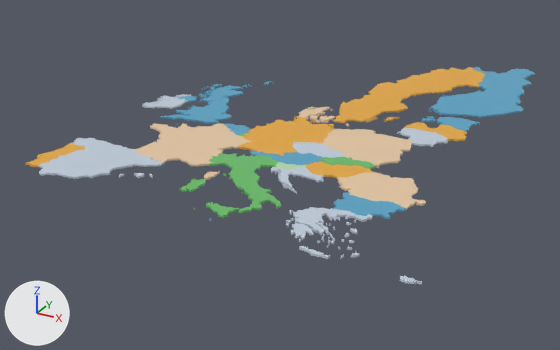
The COLLADA model GusGame/3dModels/art.scnassets/EUMap.dae, before and after one commit.
Before and after are seen from a 50 mm lens placed at (9.11, -19.43, 7.53), pointed at (-0.8, -1.42, -1.48). The lights are fixed; the arrows at lower left show +X, +Y and +Z. Where no turn or scale is listed for an object, it has been applied to the vertices.

Before the edit, the objects in view are built like this:
```python
ob_au = bpy.data.objects.new('AU', me_mesh_223)
ob_au.location = (0.54, -3.51, 0.11)
ob_bg = bpy.data.objects.new('BG', me_mesh_216)
ob_bg.location = (3.33, -5.21, 0.11)
ob_cz = bpy.data.objects.new('CZ', me_mesh_184)
ob_cz.location = (1.0, -2.68, 0.11)
ob_de = bpy.data.objects.new('DE', me_mesh_183)
ob_de.location = (-0.18, -2.06, 0.11)
ob_dk = bpy.data.objects.new('DK', me_mesh_180)
ob_dk.location = (-0.13, -0.31, 0.11)
ob_ee = bpy.data.objects.new('EE', me_mesh_173)
ob_ee.location = (3.19, 0.96, 0.11)
ob_es = bpy.data.objects.new('ES', me_mesh_174)
ob_es.location = (-3.41, -5.88, 0.11)
ob_fi = bpy.data.objects.new('FI', me_mesh_171)
ob_fi.location = (3.34, 3.94, 0.11)
ob_pt = bpy.data.objects.new('PT', me_mesh_062)
ob_pt.location = (-5.88, -6.35, 0.11)
# also in view: 'IT' at (0.31, -5.38, 0.09); 'HU' at (1.99, -3.65, 0.09); 'EL' at (3.08, -6.55, 0.09); 'SE' at (1.55, 3.15, 0.09); 'LT' at (3.05, -0.56, 0.09)
```
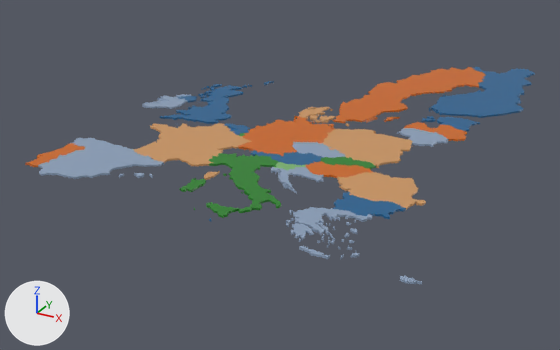
The newer file is also turned or shifted as a whole; pictures and numbers use the older file's frame.

The change in detail:
Material 'SVGMat_017' (mat_svgmat_017) changes colour from blue #58a4c6 to blue #195f90; in linear values from (0.0973, 0.373, 0.565) to (0.0096, 0.115, 0.279).
Material 'SVGMat_024' (mat_svgmat_024) changes colour from blue #58a4c6 to blue #195f90; in linear values from (0.0973, 0.373, 0.565) to (0.0096, 0.115, 0.279).
Material 'SVGMat_057' (mat_svgmat_057) changes colour from light grey #c3cfde to blue #8b9fba; in linear values from (0.546, 0.624, 0.728) to (0.259, 0.348, 0.489).
Material 'SVGMat_058' (mat_svgmat_058) changes colour from orange #e7a93b to orange #cc660b; in linear values from (0.8, 0.398, 0.0439) to (0.604, 0.132, 0.00341).
Material 'SVGMat_061' (mat_svgmat_061) changes colour from beige #e7c9a5 to orange #cc9660; in linear values from (0.8, 0.587, 0.376) to (0.604, 0.303, 0.117).
Material 'SVGMat_067' (mat_svgmat_067) changes colour from light grey #c3cfde to blue #8b9fba; in linear values from (0.546, 0.624, 0.728) to (0.259, 0.348, 0.489).
Material 'SVGMat_068' (mat_svgmat_068) changes colour from blue #58a4c6 to blue #195f90; in linear values from (0.0973, 0.373, 0.565) to (0.0096, 0.115, 0.279).
Material 'SVGMat_070' (mat_svgmat_070) changes colour from blue #58a4c6 to blue #195f90; in linear values from (0.0973, 0.373, 0.565) to (0.0096, 0.115, 0.279).
Material 'SVGMat_073' (mat_svgmat_073) changes colour from beige #e7c9a5 to orange #cc9660; in linear values from (0.8, 0.587, 0.376) to (0.604, 0.303, 0.117).
Material 'SVGMat_078' (mat_svgmat_078) changes colour from blue #58a4c6 to blue #195f90; in linear values from (0.0973, 0.373, 0.565) to (0.0096, 0.115, 0.279).
Material 'SVGMat_086' (mat_svgmat_086) changes colour from light grey #c3cfde to blue #8b9fba; in linear values from (0.546, 0.624, 0.728) to (0.259, 0.348, 0.489).
Material 'SVGMat_095' (mat_svgmat_095) changes colour from light grey #c3cfde to blue #8b9fba; in linear values from (0.546, 0.624, 0.728) to (0.259, 0.348, 0.489).
Material 'SVGMat_097' (mat_svgmat_097) changes colour from orange #e7a93b to orange #cc660b; in linear values from (0.8, 0.398, 0.0439) to (0.604, 0.132, 0.00341).
Material 'SVGMat_104' (mat_svgmat_104) changes colour from light grey #c3cfde to blue #8b9fba; in linear values from (0.546, 0.624, 0.728) to (0.259, 0.348, 0.489).
Material 'SVGMat_109' (mat_svgmat_109) changes colour from green #68bc68 to green #238023; in linear values from (0.138, 0.502, 0.138) to (0.017, 0.216, 0.017).
Material 'SVGMat_132' (mat_svgmat_132) changes colour from light grey #c3cfde to blue #8b9fba; in linear values from (0.546, 0.624, 0.728) to (0.259, 0.348, 0.489).
Material 'SVGMat_134' (mat_svgmat_134) changes colour from orange #e7a93b to orange #cc660b; in linear values from (0.8, 0.398, 0.0439) to (0.604, 0.132, 0.00341).
Material 'SVGMat_177' (mat_svgmat_177) changes colour from beige #e7c9a5 to orange #cc9660; in linear values from (0.8, 0.587, 0.376) to (0.604, 0.303, 0.117).
Material 'SVGMat_180' (mat_svgmat_180) changes colour from orange #e7a93b to orange #cc660b; in linear values from (0.8, 0.398, 0.0439) to (0.604, 0.132, 0.00341).
Material 'SVGMat_185' (mat_svgmat_185) changes colour from beige #e7c9a5 to orange #cc9660; in linear values from (0.8, 0.587, 0.376) to (0.604, 0.303, 0.117).
Material 'SVGMat_206' (mat_svgmat_206) changes colour from green #68bc68 to green #238023; in linear values from (0.138, 0.502, 0.138) to (0.017, 0.216, 0.017).
Material 'SVGMat_208' (mat_svgmat_208) changes colour from orange #e7a93b to orange #cc660b; in linear values from (0.8, 0.398, 0.0439) to (0.604, 0.132, 0.00341).

Boxes (x1, y1, x2, y2) around the edits, measured in the pictures (560 x 350 px):
'SE', recoloured: (333, 67, 486, 123) in both
'FR', recoloured (beige to orange): (133, 123, 252, 180) in both
'FI', recoloured: (429, 67, 535, 118) in both
'ES', recoloured (white to blue): (38, 138, 164, 179) in both
'IT', recoloured: (180, 153, 281, 218) in both
'PL', recoloured (beige to orange): (320, 128, 413, 168) in both
'DE', recoloured: (238, 116, 334, 156) in both
'RO', recoloured (beige to orange): (337, 172, 426, 210) in both
'EL', recoloured (white to blue): (286, 207, 372, 259) in both
'UK', recoloured: (160, 81, 274, 124) in both
'BG', recoloured: (333, 192, 406, 219) in both
'HU', recoloured: (306, 161, 373, 178) in both
'LT', recoloured (white to blue): (397, 128, 448, 147) in both
'AU', recoloured: (250, 150, 323, 165) in both
'BA', recoloured (white to blue): (271, 167, 324, 194) in both
'CZ', recoloured (white to blue): (292, 142, 346, 158) in both
'LV', recoloured: (404, 122, 467, 142) in both
'PT', recoloured: (25, 143, 85, 167) in both
'EE', recoloured: (421, 116, 480, 132) in both
'IE', recoloured (white to blue): (142, 94, 192, 109) in both
'DK', recoloured (beige to orange): (299, 107, 349, 126) in both
'SK', recoloured: (321, 156, 376, 169) in both
